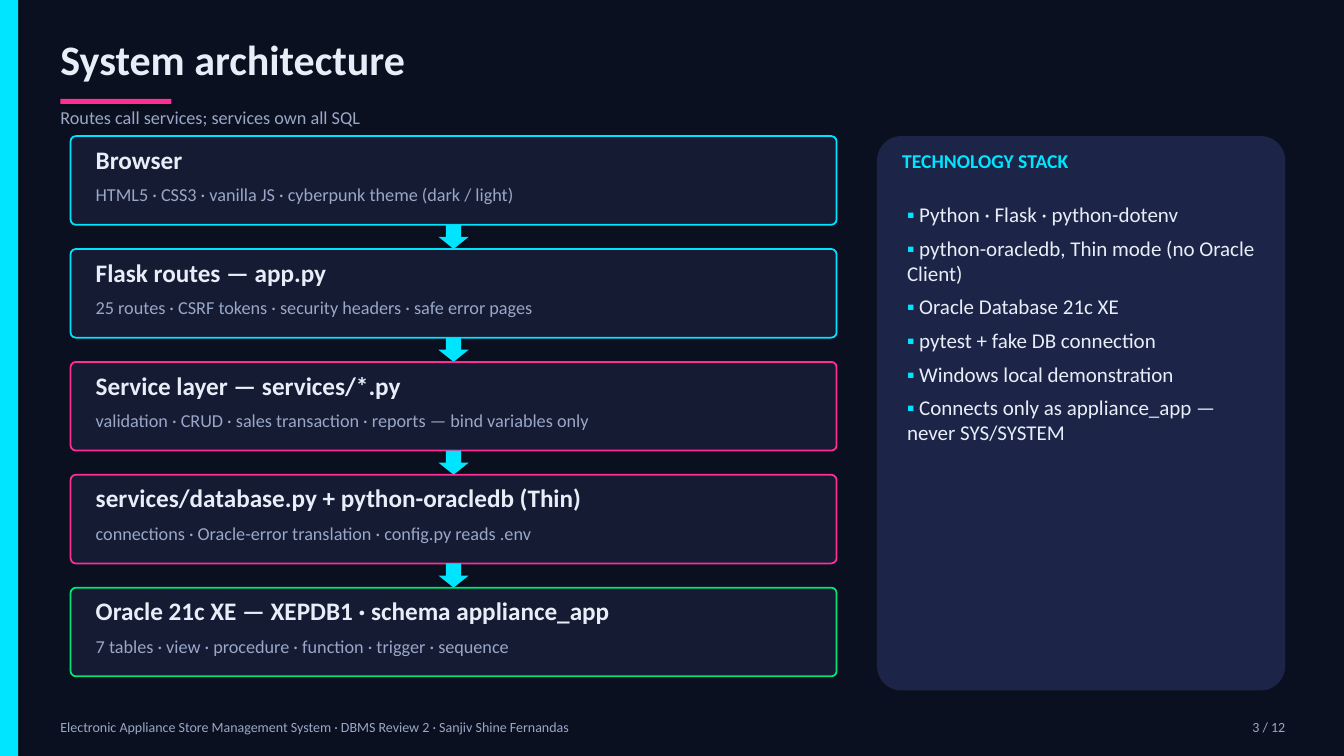
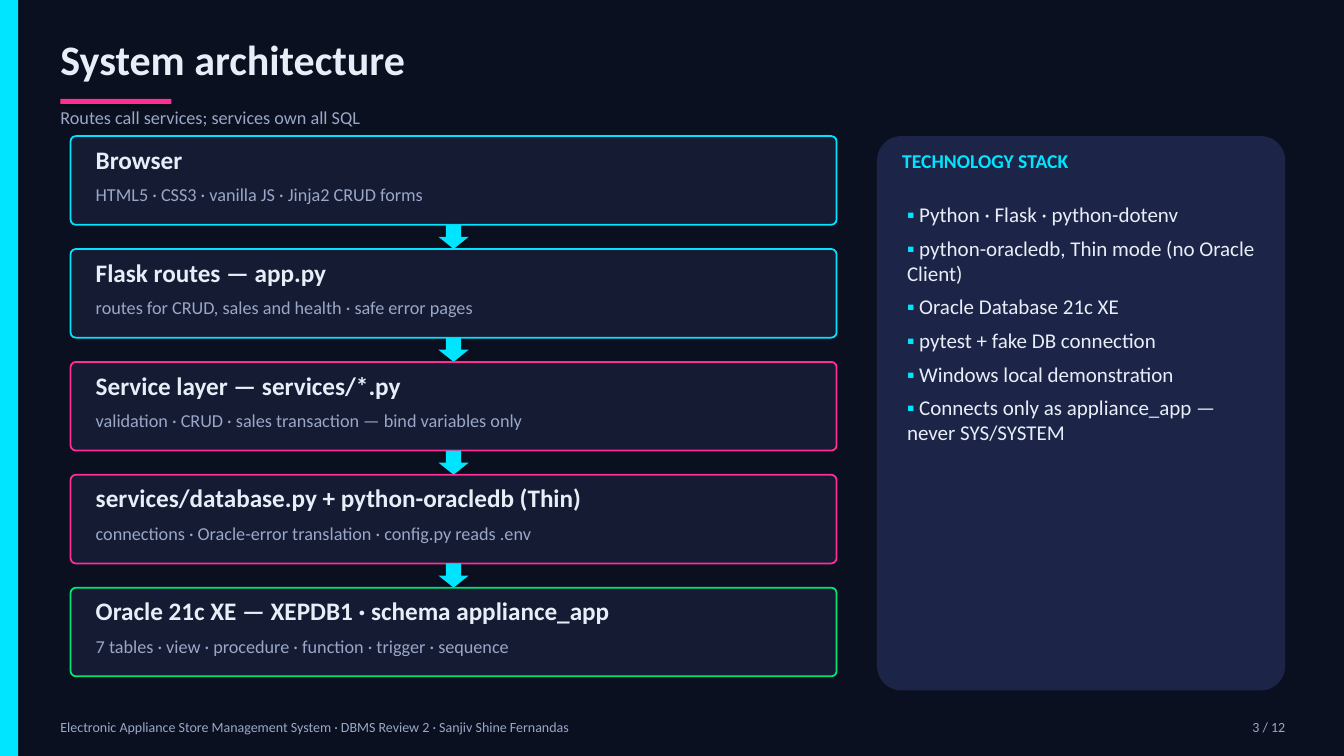
Before and after one commit to sanjiv283/Electronic_Appliance_Store_Manager, a slide deck: slide 3 of docs/Review_2_Presentation.pptx. Drawn at 1344x756 pixels with LibreOffice and Linux fonts; fonts in the diff are those of the drawing. Boxes give left, top, right and bottom in pixels: in the first picture for what was removed or moved away, otherwise in the second. Text is boxed around its words. In the diff, an @@ line names an element or a change of style, - is before the commit and + after.

```diff
--- a/docs/Review_2_Presentation.pptx
+++ b/docs/Review_2_Presentation.pptx
@@ text at (x1=96, y1=188, x2=423, y2=204): text changed @@
-HTML5 · CSS3 · vanilla JS · cyberpunk theme (dark / light)
+HTML5 · CSS3 · vanilla JS · Jinja2 CRUD forms
@@ text at (x1=96, y1=301, x2=473, y2=317): text changed @@
-25 routes · CSRF tokens · security headers · safe error pages
+routes for CRUD, sales and health · safe error pages
@@ text at (x1=96, y1=414, x2=522, y2=430): text changed @@
-validation · CRUD · sales transaction · reports — bind variables only
+validation · CRUD · sales transaction — bind variables only
```
Also in this commit, not shown: 4 other slides changed, 7 other files.
